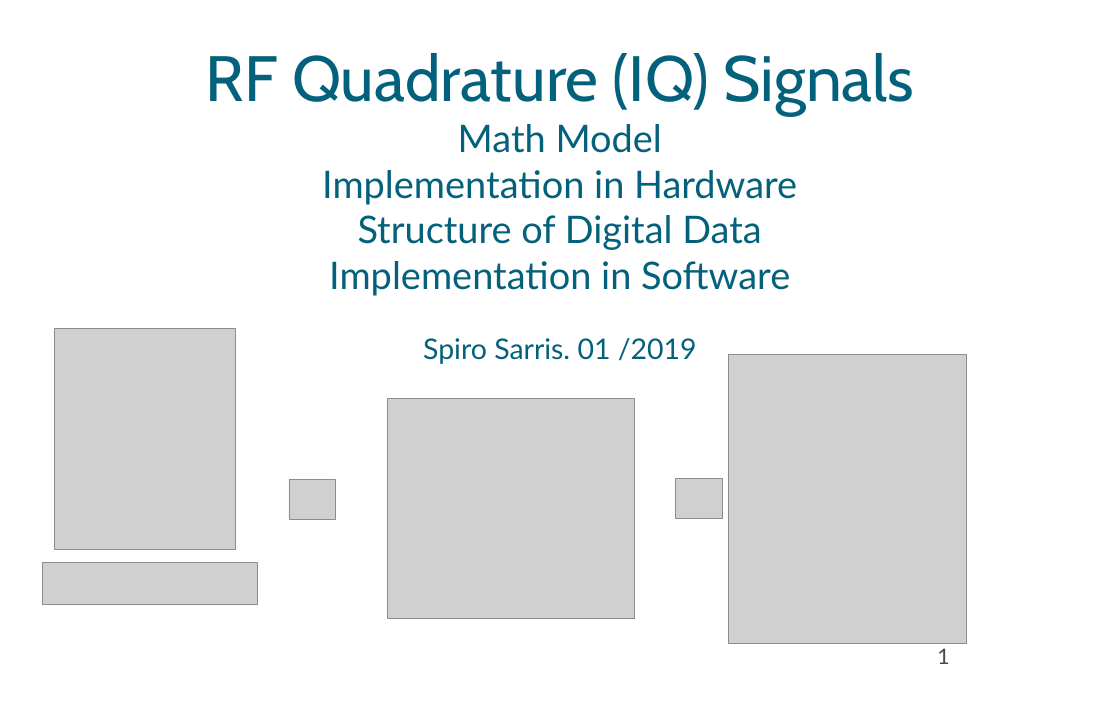
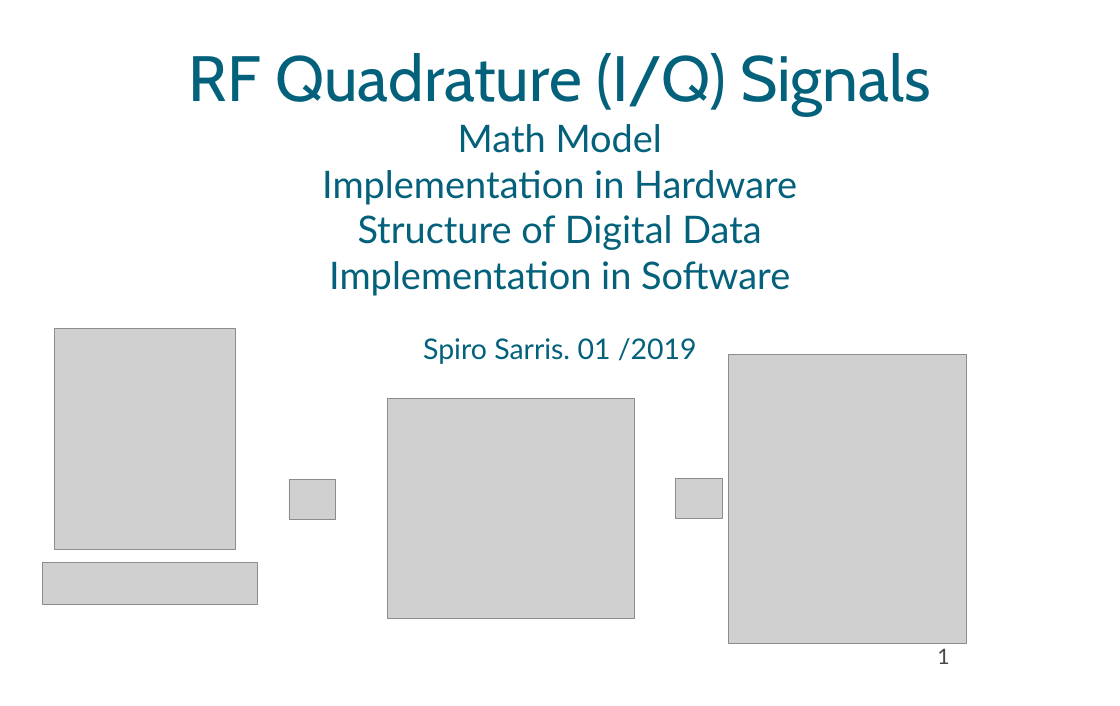
Before and after one commit to spiro-sarris/pres, a slide deck: slide 1 of rf_iq/rf_iq.odp. Drawn at 1120x706 pixels with LibreOffice and Linux fonts; fonts in the diff are those of the drawing; grey boxes stand for pictures; background and template pictures are left out. Boxes give left, top, right and bottom in pixels: in the first picture for what was removed or moved away, otherwise in the second. Text is boxed around its words. In the diff, an @@ line names an element or a change of style, - is before the commit and + after.

```diff
--- a/rf_iq/rf_iq.odp
+++ b/rf_iq/rf_iq.odp
@@ subtitle at [189, 53, 931, 116]: text changed @@
-RF Quadrature (IQ) Signals
+RF Quadrature (I/Q) Signals
```
Also in this commit, not shown: 2 other slides changed, 1 other file.
